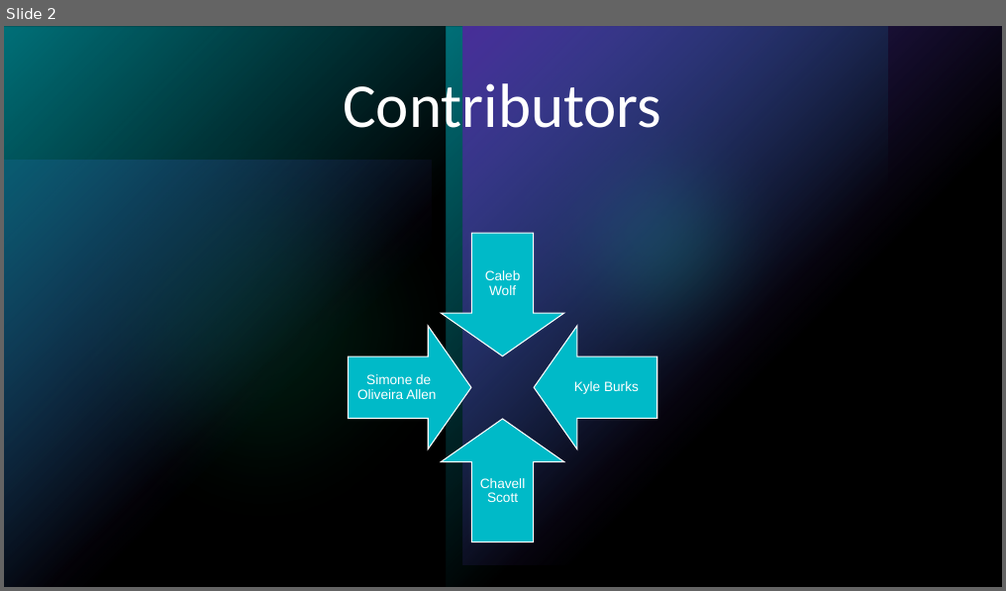
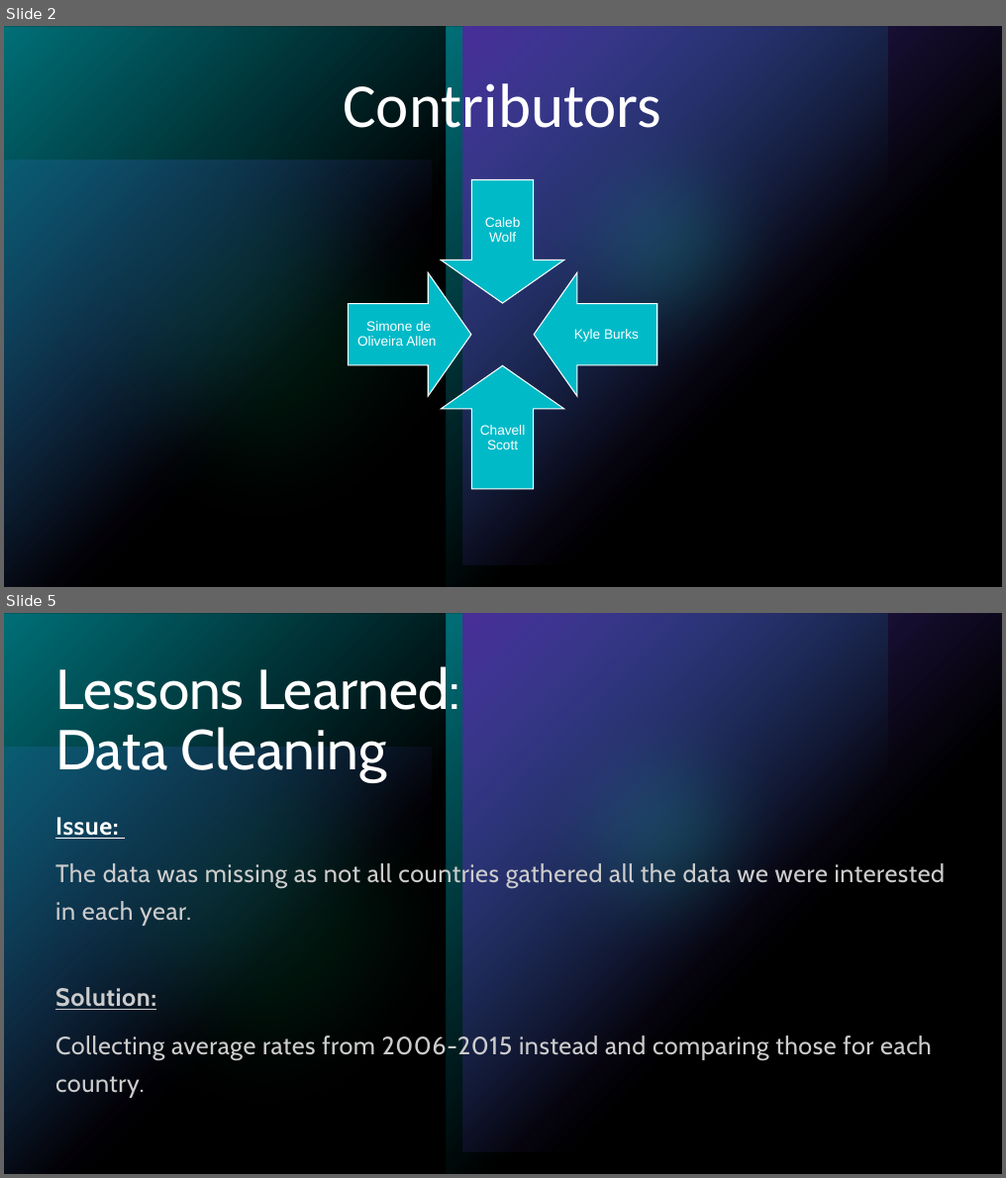
Before and after one commit to ralphy32/project_1, a slide deck: Project 1.pptx. Shown one above the other, each under a label of ours: slide 2 before the commit, slides 2 and 5 after it; the slides between them are not shown. The pictures are 1006x591 and 1006x1178 pixels, drawn with LibreOffice and Linux fonts; fonts in the diff are those of the drawing. Boxes give left, top, right and bottom in pixels: in the first picture for what was removed or moved away, otherwise in the second. Text is boxed around its words. In the diff, an @@ line names an element or a change of style, - is before the commit and + after.

```diff
--- a/Project 1.pptx
+++ b/Project 1.pptx
@@ slide 5 added at <box>4,613,1002,1174</box>, background #000000; not listed: 7 template elements that a slide beside it also shows @@
@@ title added at <box>55,662,460,782</box>, 54 pt, text #FFFFFF @@
+Lessons Learned:
+Data Cleaning
@@ text added at <box>55,817,945,1098</box>, 24 pt, text #CCCCCC @@
+Issue:
+The data was missing as not all countries gathered all the data we were interested in each year.
+Solution:
+Collecting average rates from 2006-2015 instead and comparing those for each country.
@@ slide 2 changed as well @@
@@ 4 texts, 4 down arrows: place and size @@
-4 texts, 4 down arrows at <box>348,233,657,543</box>
+4 texts, 4 down arrows at <box>348,180,657,489</box>
```
Also in this commit, not shown: 11 other slides changed, 11 other slides added, 4 slides removed.
